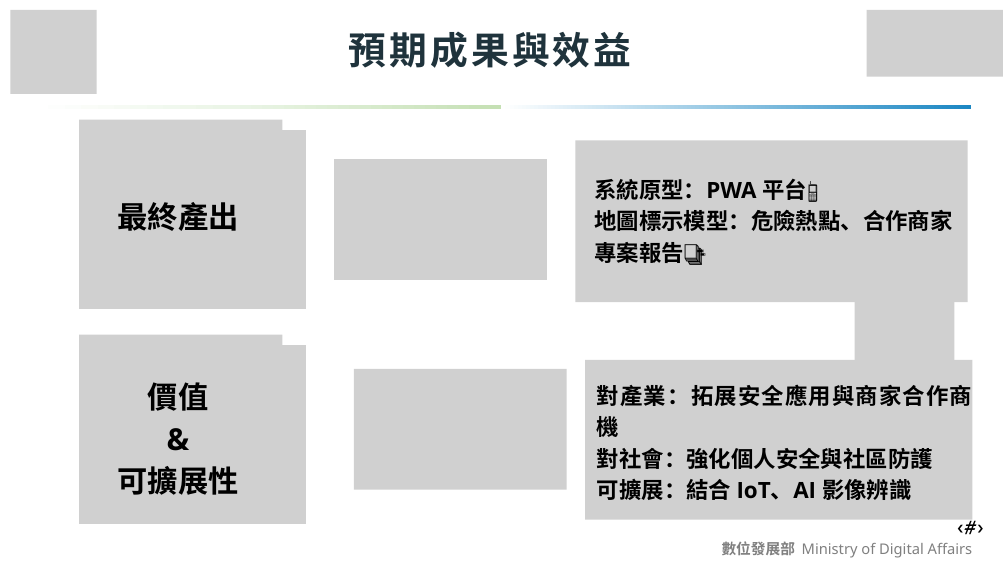
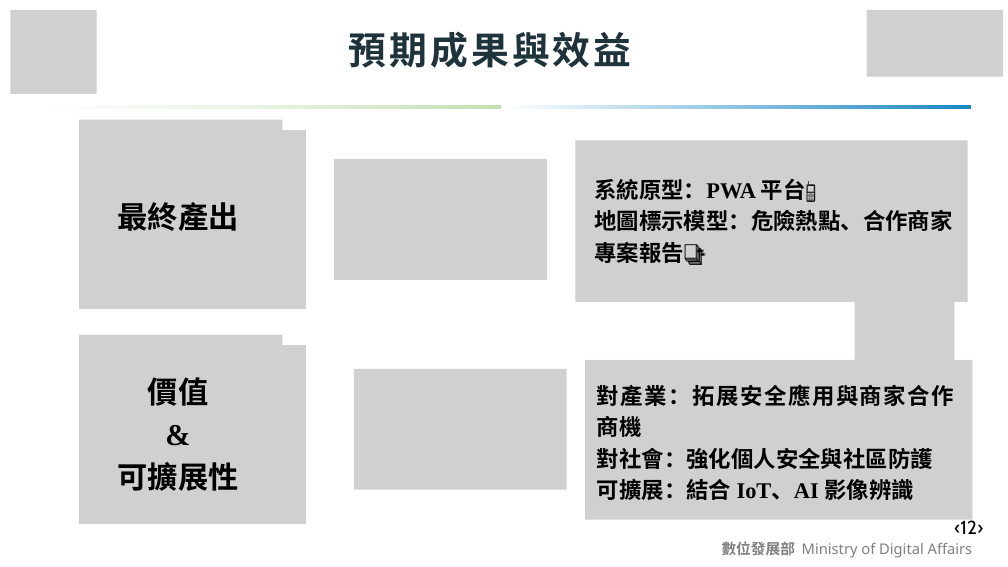
Before and after one commit to Sum5678/114502_project, a slide deck: slide 11 of 文件/競賽的相關東西/AIGO/怪人請離隊_構想簡報.pptx. Drawn at 1008x567 pixels with LibreOffice and Linux fonts; fonts in the diff are those of the drawing; grey boxes stand for pictures. Boxes give left, top, right and bottom in pixels: in the first picture for what was removed or moved away, otherwise in the second. Text is boxed around its words. In the diff, an @@ line names an element or a change of style, - is before the commit and + after.

```diff
--- a/文件/競賽的相關東西/AIGO/怪人請離隊_構想簡報.pptx
+++ b/文件/競賽的相關東西/AIGO/怪人請離隊_構想簡報.pptx
@@ font Open Sans to Times New Roman in 3 elements at <box>594,179,953,265</box>, <box>118,377,239,491</box>, <box>597,384,954,500</box> @@
@@ text at <box>954,518,983,534</box>: text changed @@
-‹#›
+‹12›
```
Also in this commit, not shown: 11 other slides changed.
